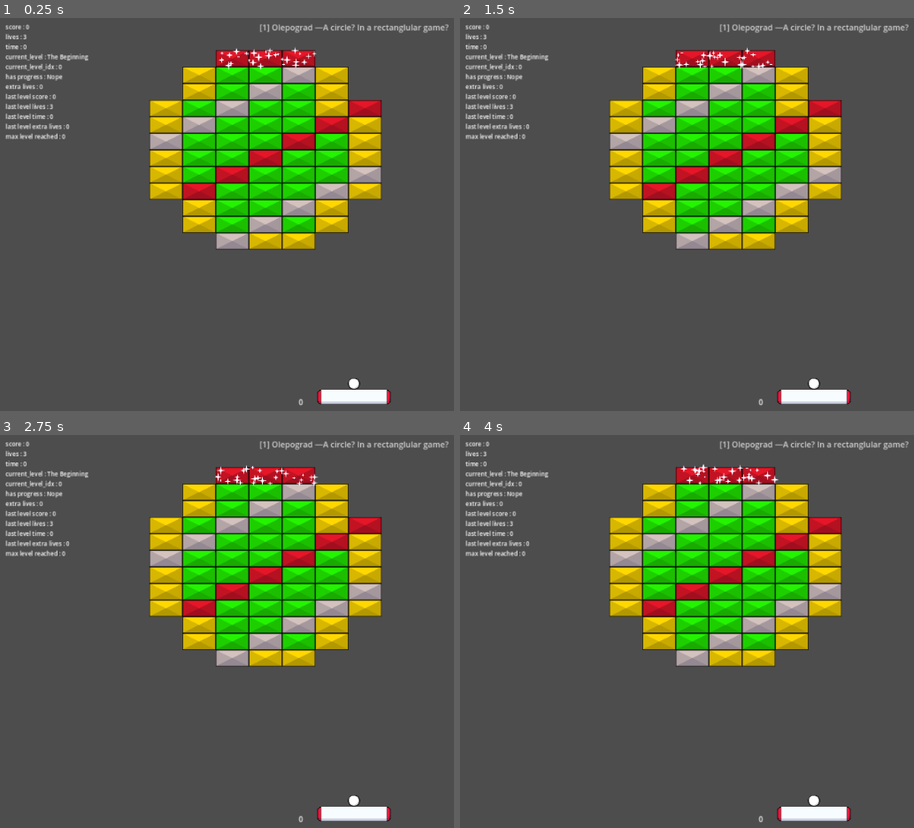
Above: before the commit, frames 1-4 (two rows, left to right).
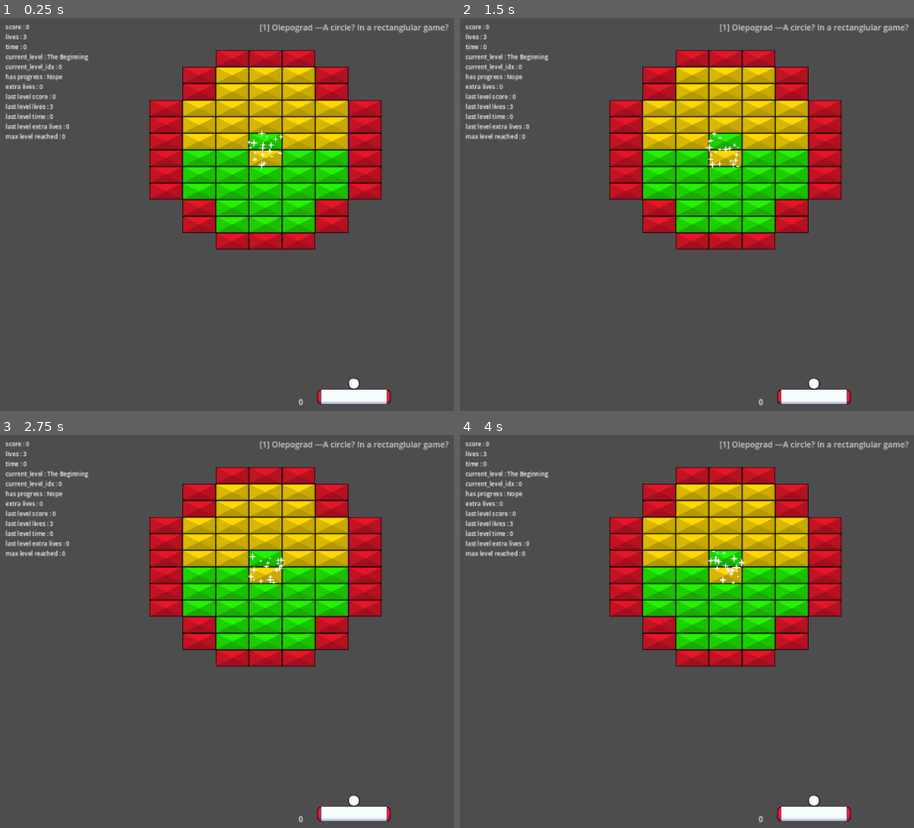
Above: after the commit, the same moments.

Repository: O-39889/brickout
Game: Godot game, scene res://scenes/levels_new/main_campaign/circlularos.tscn
Same seed, same stepped clock (60 frames per second), same inputs: the game is played once before the commit and once after it. This scene is started directly instead of the project's main scene.
Inputs (mouse positions are in pixels of both pictures, inside the frame that each line leads up to):
- Up to frame 1 (0.25 s): no input
- Up to frame 2 (1.5 s): move the mouse to (854, 214) at 0.52 s; click (854, 214) at 0.67 s; move the mouse to (777, 218) at 1.27 s; click (777, 218) at 1.42 s
- Up to frame 3 (2.75 s): move the mouse to (372, 627) at 2.02 s; click (372, 627) at 2.17 s
- Up to frame 4 (4 s): move the mouse to (805, 639) at 2.77 s; click (805, 639) at 2.92 s; tap Enter at 3.5 s; move the mouse to (868, 639) at 3.52 s; click (868, 639) at 3.67 s

The runs differ from the first frame. In frame 1, 15% of the frame differs, in the area x 32-85%, y 7-59%; in frame 2, 15%; in frame 3, 15%; in frame 4, 15%.

Commit message:
Update circlularos.tscn
Turns out the level from the original game apparently actually didn't even have indestructible bricks so all these goofy patterns don't even make sense now

Diff:
--- a/scenes/levels_new/main_campaign/circlularos.tscn
+++ b/scenes/levels_new/main_campaign/circlularos.tscn
@@ -1,10 +1,9 @@
-[gd_scene load_steps=10 format=3 uid="uid://esegc4tiog34"]
+[gd_scene load_steps=9 format=3 uid="uid://esegc4tiog34"]
 
 [ext_resource type="PackedScene" uid="uid://cljyfysqemsgw" path="res://scenes/level.tscn" id="1_plce0"]
 [ext_resource type="Script" path="res://scripts/main_level.gd" id="2_x8dsk"]
 [ext_resource type="PackedScene" uid="uid://c0pvsntagt4y6" path="res://scenes/level_components/ball_component.tscn" id="3_nx3xr"]
 [ext_resource type="PackedScene" uid="uid://coqsjdil7pruh" path="res://scenes/level_components/brick_component.tscn" id="4_ve618"]
-[ext_resource type="PackedScene" uid="uid://blefa03mpdv8b" path="res://scenes/unbreakable_brick.tscn" id="5_hefwe"]
 [ext_resource type="PackedScene" uid="uid://blofikyc7x7vn" path="res://scenes/RegularBrick.tscn" id="6_510uo"]
 [ext_resource type="PackedScene" uid="uid://jeo4t2v7ja84" path="res://scenes/level_components/powerup_component.tscn" id="7_cdaim"]
 
@@ -20,7 +19,7 @@
 level_name = "A circle? In a rectanglular game?"
 level_author = "Olepograd"
 allow_level_finish_powerup = true
-powerup_chance = 0.111
+powerup_chance = 0.112
 
 [node name="BallComponent" parent="." index="2" instance=ExtResource("3_nx3xr")]
 metadata/_edit_lock_ = true
@@ -38,58 +37,55 @@
 
 [node name="Brick" parent="BrickComponent" index="1" instance=ExtResource("6_510uo")]
 position = Vector2(720, 113)
-is_shimmering = true
 color = 5
 
 [node name="Brick13" parent="BrickComponent" index="2" instance=ExtResource("6_510uo")]
 position = Vector2(630, 113)
-is_shimmering = true
 color = 5
 
 [node name="Brick14" parent="BrickComponent" index="3" instance=ExtResource("6_510uo")]
 position = Vector2(810, 113)
-is_shimmering = true
 color = 5
 
 [node name="Brick15" parent="BrickComponent" index="4" instance=ExtResource("6_510uo")]
 position = Vector2(540, 158)
-color = 3
+color = 5
 
 [node name="Brick16" parent="BrickComponent" index="5" instance=ExtResource("6_510uo")]
 position = Vector2(540, 203)
-color = 3
+color = 5
 
 [node name="Brick17" parent="BrickComponent" index="6" instance=ExtResource("6_510uo")]
 position = Vector2(450, 248)
-color = 3
+color = 5
 
 [node name="Brick18" parent="BrickComponent" index="7" instance=ExtResource("6_510uo")]
 position = Vector2(900, 158)
-color = 3
+color = 5
 
 [node name="Brick19" parent="BrickComponent" index="8" instance=ExtResource("6_510uo")]
 position = Vector2(900, 203)
-color = 3
+color = 5
 
 [node name="Brick22" parent="BrickComponent" index="9" instance=ExtResource("6_510uo")]
 position = Vector2(990, 338)
-color = 3
+color = 5
 
 [node name="Brick27" parent="BrickComponent" index="10" instance=ExtResource("6_510uo")]
 position = Vector2(990, 293)
-color = 3
+color = 5
 
 [node name="Brick23" parent="BrickComponent" index="11" instance=ExtResource("6_510uo")]
 position = Vector2(810, 608)
-color = 3
+color = 5
 
 [node name="Brick24" parent="BrickComponent" index="12" instance=ExtResource("6_510uo")]
 position = Vector2(900, 563)
-color = 3
+color = 5
 
 [node name="Brick25" parent="BrickComponent" index="13" instance=ExtResource("6_510uo")]
 position = Vector2(900, 518)
-color = 3
+color = 5
 
 [node name="Brick68" parent="BrickComponent" index="14" instance=ExtResource("6_510uo")]
 position = Vector2(630, 518)
@@ -97,43 +93,44 @@
 
 [node name="Brick26" parent="BrickComponent" index="15" instance=ExtResource("6_510uo")]
 position = Vector2(990, 473)
-color = 3
+color = 5
 
 [node name="Brick28" parent="BrickComponent" index="16" instance=ExtResource("6_510uo")]
 position = Vector2(990, 383)
-color = 3
+color = 5
 
 [node name="Brick30" parent="BrickComponent" index="17" instance=ExtResource("6_510uo")]
 position = Vector2(540, 563)
-color = 3
+color = 5
 
 [node name="Brick31" parent="BrickComponent" index="18" instance=ExtResource("6_510uo")]
 position = Vector2(540, 518)
-color = 3
+color = 5
 
 [node name="Brick32" parent="BrickComponent" index="19" instance=ExtResource("6_510uo")]
 position = Vector2(450, 473)
-color = 3
+color = 5
 
 [node name="Brick35" parent="BrickComponent" index="20" instance=ExtResource("6_510uo")]
 position = Vector2(540, 473)
-color = 5
+color = 2
 
 [node name="Brick39" parent="BrickComponent" index="21" instance=ExtResource("6_510uo")]
 position = Vector2(630, 428)
-color = 5
+color = 2
 
 [node name="Brick42" parent="BrickComponent" index="22" instance=ExtResource("6_510uo")]
 position = Vector2(720, 383)
-color = 5
+is_shimmering = true
+color = 3
 
 [node name="Brick44" parent="BrickComponent" index="23" instance=ExtResource("6_510uo")]
 position = Vector2(810, 338)
-color = 5
+color = 3
 
 [node name="Brick46" parent="BrickComponent" index="24" instance=ExtResource("6_510uo")]
 position = Vector2(900, 293)
-color = 5
+color = 3
 
 [node name="Brick47" parent="BrickComponent" index="25" instance=ExtResource("6_510uo")]
 position = Vector2(990, 248)
@@ -141,165 +138,176 @@
 
 [node name="Brick33" parent="BrickComponent" index="26" instance=ExtResource("6_510uo")]
 position = Vector2(450, 428)
-color = 3
+color = 5
 
 [node name="Brick34" parent="BrickComponent" index="27" instance=ExtResource("6_510uo")]
 position = Vector2(450, 383)
-color = 3
+color = 5
 
 [node name="Brick36" parent="BrickComponent" index="28" instance=ExtResource("6_510uo")]
 position = Vector2(450, 293)
-color = 3
+color = 5
 
 [node name="Brick37" parent="BrickComponent" index="29" instance=ExtResource("6_510uo")]
 position = Vector2(630, 158)
-color = 2
+color = 3
 
 [node name="Brick38" parent="BrickComponent" index="30" instance=ExtResource("6_510uo")]
 position = Vector2(540, 248)
-color = 2
+color = 3
 
 [node name="Brick40" parent="BrickComponent" index="31" instance=ExtResource("6_510uo")]
 position = Vector2(630, 563)
 color = 2
 
-[node name="Brick41" parent="BrickComponent" index="32" instance=ExtResource("6_510uo")]
+[node name="Brick71" parent="BrickComponent" index="32" instance=ExtResource("6_510uo")]
+position = Vector2(630, 608)
+color = 5
+
+[node name="Brick41" parent="BrickComponent" index="33" instance=ExtResource("6_510uo")]
 position = Vector2(810, 563)
 color = 2
 
-[node name="Brick43" parent="BrickComponent" index="33" instance=ExtResource("6_510uo")]
+[node name="Brick43" parent="BrickComponent" index="34" instance=ExtResource("6_510uo")]
 position = Vector2(900, 248)
 color = 3
 
-[node name="Brick45" parent="BrickComponent" index="34" instance=ExtResource("6_510uo")]
+[node name="Brick45" parent="BrickComponent" index="35" instance=ExtResource("6_510uo")]
 position = Vector2(630, 203)
-color = 2
-
-[node name="Brick48" parent="BrickComponent" index="35" instance=ExtResource("6_510uo")]
+color = 3
+
+[node name="Brick48" parent="BrickComponent" index="36" instance=ExtResource("6_510uo")]
 position = Vector2(810, 203)
-color = 2
-
-[node name="Brick50" parent="BrickComponent" index="36" instance=ExtResource("6_510uo")]
+color = 3
+
+[node name="Brick50" parent="BrickComponent" index="37" instance=ExtResource("6_510uo")]
 position = Vector2(540, 338)
-color = 2
-
-[node name="Brick51" parent="BrickComponent" index="37" instance=ExtResource("6_510uo")]
+color = 3
+
+[node name="Brick51" parent="BrickComponent" index="38" instance=ExtResource("6_510uo")]
 position = Vector2(900, 338)
-color = 2
-
-[node name="Brick52" parent="BrickComponent" index="38" instance=ExtResource("6_510uo")]
+color = 3
+
+[node name="Brick52" parent="BrickComponent" index="39" instance=ExtResource("6_510uo")]
 position = Vector2(810, 248)
-color = 2
-
-[node name="Brick53" parent="BrickComponent" index="39" instance=ExtResource("6_510uo")]
+color = 3
+
+[node name="Brick53" parent="BrickComponent" index="40" instance=ExtResource("6_510uo")]
 position = Vector2(630, 293)
-color = 2
-
-[node name="Brick54" parent="BrickComponent" index="40" instance=ExtResource("6_510uo")]
+color = 3
+
+[node name="Brick54" parent="BrickComponent" index="41" instance=ExtResource("6_510uo")]
 position = Vector2(540, 383)
 color = 2
 
-[node name="Brick55" parent="BrickComponent" index="41" instance=ExtResource("6_510uo")]
+[node name="Brick55" parent="BrickComponent" index="42" instance=ExtResource("6_510uo")]
 position = Vector2(900, 383)
 color = 2
 
-[node name="Brick56" parent="BrickComponent" index="42" instance=ExtResource("6_510uo")]
+[node name="Brick56" parent="BrickComponent" index="43" instance=ExtResource("6_510uo")]
 position = Vector2(810, 293)
-color = 2
-
-[node name="Brick57" parent="BrickComponent" index="43" instance=ExtResource("6_510uo")]
+color = 3
+
+[node name="Brick57" parent="BrickComponent" index="44" instance=ExtResource("6_510uo")]
 position = Vector2(630, 338)
-color = 2
-
-[node name="Brick58" parent="BrickComponent" index="44" instance=ExtResource("6_510uo")]
+color = 3
+
+[node name="Brick58" parent="BrickComponent" index="45" instance=ExtResource("6_510uo")]
 position = Vector2(540, 428)
 color = 2
 
-[node name="Brick59" parent="BrickComponent" index="45" instance=ExtResource("6_510uo")]
+[node name="Brick59" parent="BrickComponent" index="46" instance=ExtResource("6_510uo")]
 position = Vector2(900, 428)
 color = 2
 
-[node name="Brick61" parent="BrickComponent" index="46" instance=ExtResource("6_510uo")]
+[node name="Brick61" parent="BrickComponent" index="47" instance=ExtResource("6_510uo")]
 position = Vector2(630, 383)
 color = 2
 
-[node name="Brick62" parent="BrickComponent" index="47" instance=ExtResource("6_510uo")]
+[node name="Brick62" parent="BrickComponent" index="48" instance=ExtResource("6_510uo")]
 position = Vector2(810, 383)
 color = 2
 
-[node name="Brick64" parent="BrickComponent" index="48" instance=ExtResource("6_510uo")]
+[node name="Brick64" parent="BrickComponent" index="49" instance=ExtResource("6_510uo")]
 position = Vector2(810, 428)
 color = 2
 
-[node name="Brick65" parent="BrickComponent" index="49" instance=ExtResource("6_510uo")]
+[node name="Brick65" parent="BrickComponent" index="50" instance=ExtResource("6_510uo")]
 position = Vector2(630, 473)
 color = 2
 
-[node name="Brick66" parent="BrickComponent" index="50" instance=ExtResource("6_510uo")]
+[node name="Brick66" parent="BrickComponent" index="51" instance=ExtResource("6_510uo")]
 position = Vector2(810, 473)
 color = 2
 
-[node name="Brick3" parent="BrickComponent" index="51" instance=ExtResource("6_510uo")]
+[node name="Brick3" parent="BrickComponent" index="52" instance=ExtResource("6_510uo")]
 position = Vector2(720, 158)
-color = 2
-
-[node name="Brick5" parent="BrickComponent" index="52" instance=ExtResource("6_510uo")]
+color = 3
+
+[node name="Brick5" parent="BrickComponent" index="53" instance=ExtResource("6_510uo")]
 position = Vector2(720, 248)
-color = 2
-
-[node name="Brick6" parent="BrickComponent" index="53" instance=ExtResource("6_510uo")]
+color = 3
+
+[node name="Brick6" parent="BrickComponent" index="54" instance=ExtResource("6_510uo")]
 position = Vector2(720, 293)
-color = 2
-
-[node name="Brick7" parent="BrickComponent" index="54" instance=ExtResource("6_510uo")]
+color = 3
+
+[node name="Brick7" parent="BrickComponent" index="55" instance=ExtResource("6_510uo")]
 position = Vector2(720, 338)
-color = 2
-
-[node name="Brick9" parent="BrickComponent" index="55" instance=ExtResource("6_510uo")]
+is_shimmering = true
+color = 2
+
+[node name="Brick9" parent="BrickComponent" index="56" instance=ExtResource("6_510uo")]
 position = Vector2(720, 428)
 color = 2
 
-[node name="Brick10" parent="BrickComponent" index="56" instance=ExtResource("6_510uo")]
+[node name="Brick10" parent="BrickComponent" index="57" instance=ExtResource("6_510uo")]
 position = Vector2(720, 473)
 color = 2
 
-[node name="Brick11" parent="BrickComponent" index="57" instance=ExtResource("6_510uo")]
+[node name="Brick11" parent="BrickComponent" index="58" instance=ExtResource("6_510uo")]
 position = Vector2(720, 518)
 color = 2
 
-[node name="Brick12" parent="BrickComponent" index="58" instance=ExtResource("6_510uo")]
+[node name="Brick12" parent="BrickComponent" index="59" instance=ExtResource("6_510uo")]
 position = Vector2(720, 608)
-color = 3
-
-[node name="UnbreakableBrick" parent="BrickComponent" index="59" instance=ExtResource("5_hefwe")]
+color = 5
+
+[node name="Brick29" parent="BrickComponent" index="60" instance=ExtResource("6_510uo")]
+position = Vector2(900, 473)
+color = 2
+
+[node name="Brick49" parent="BrickComponent" index="61" instance=ExtResource("6_510uo")]
+position = Vector2(990, 428)
+color = 5
+
+[node name="Brick60" parent="BrickComponent" index="62" instance=ExtResource("6_510uo")]
 position = Vector2(450, 338)
-
-[node name="UnbreakableBrick2" parent="BrickComponent" index="60" instance=ExtResource("5_hefwe")]
+color = 5
+
+[node name="Brick63" parent="BrickComponent" index="63" instance=ExtResource("6_510uo")]
+position = Vector2(810, 518)
+color = 2
+
+[node name="Brick67" parent="BrickComponent" index="64" instance=ExtResource("6_510uo")]
+position = Vector2(810, 158)
+color = 3
+
+[node name="Brick69" parent="BrickComponent" index="65" instance=ExtResource("6_510uo")]
 position = Vector2(540, 293)
-
-[node name="UnbreakableBrick3" parent="BrickComponent" index="61" instance=ExtResource("5_hefwe")]
+color = 3
+
+[node name="Brick70" parent="BrickComponent" index="66" instance=ExtResource("6_510uo")]
 position = Vector2(630, 248)
-
-[node name="UnbreakableBrick4" parent="BrickComponent" index="62" instance=ExtResource("5_hefwe")]
-position = Vector2(810, 158)
-
-[node name="UnbreakableBrick8" parent="BrickComponent" index="63" instance=ExtResource("5_hefwe")]
+color = 3
+
+[node name="Brick8" parent="BrickComponent" index="67" instance=ExtResource("6_510uo")]
 position = Vector2(720, 203)
-
-[node name="UnbreakableBrick9" parent="BrickComponent" index="64" instance=ExtResource("5_hefwe")]
+color = 3
+
+[node name="Brick20" parent="BrickComponent" index="68" instance=ExtResource("6_510uo")]
 position = Vector2(720, 563)
-
-[node name="UnbreakableBrick16" parent="BrickComponent" index="65" instance=ExtResource("5_hefwe")]
-position = Vector2(630, 608)
-
-[node name="UnbreakableBrick5" parent="BrickComponent" index="66" instance=ExtResource("5_hefwe")]
-position = Vector2(990, 428)
-
-[node name="UnbreakableBrick6" parent="BrickComponent" index="67" instance=ExtResource("5_hefwe")]
-position = Vector2(900, 473)
-
-[node name="UnbreakableBrick7" parent="BrickComponent" index="68" instance=ExtResource("5_hefwe")]
-position = Vector2(810, 518)
+color = 2
 
 [node name="PowerupComponent" parent="." index="4" instance=ExtResource("7_cdaim")]
 metadata/_edit_lock_ = true
